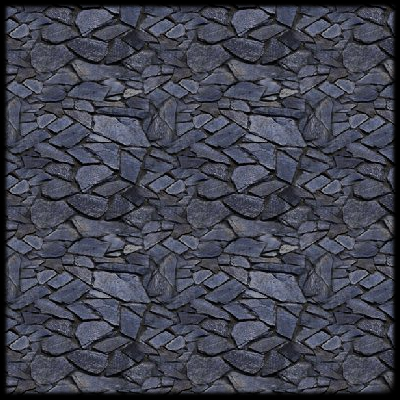
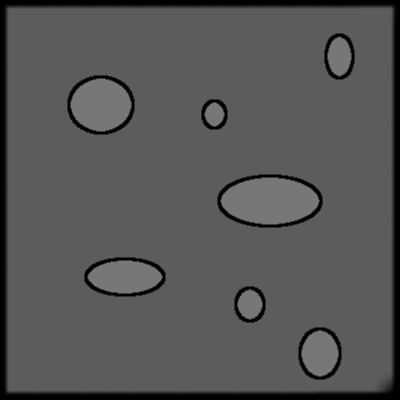
Layer changes from the first (400, 400) image to the second:
moved "Pasted Layer" above "Layer #1" over (3, 3, 397, 396)
painted on "Layer #1" over (3, 3, 397, 396)
hid "Layer" over (3, 3, 397, 396)
